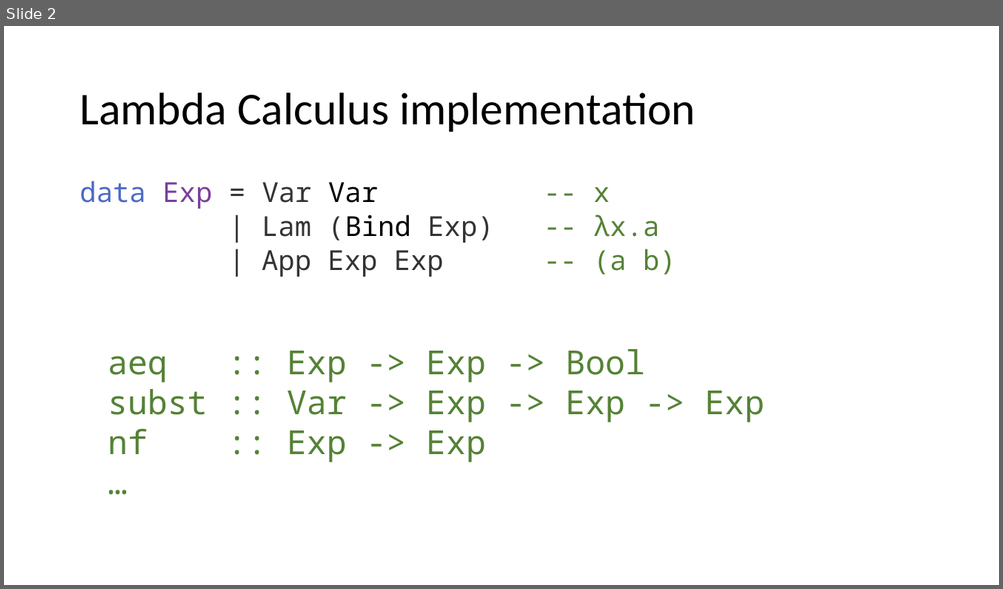
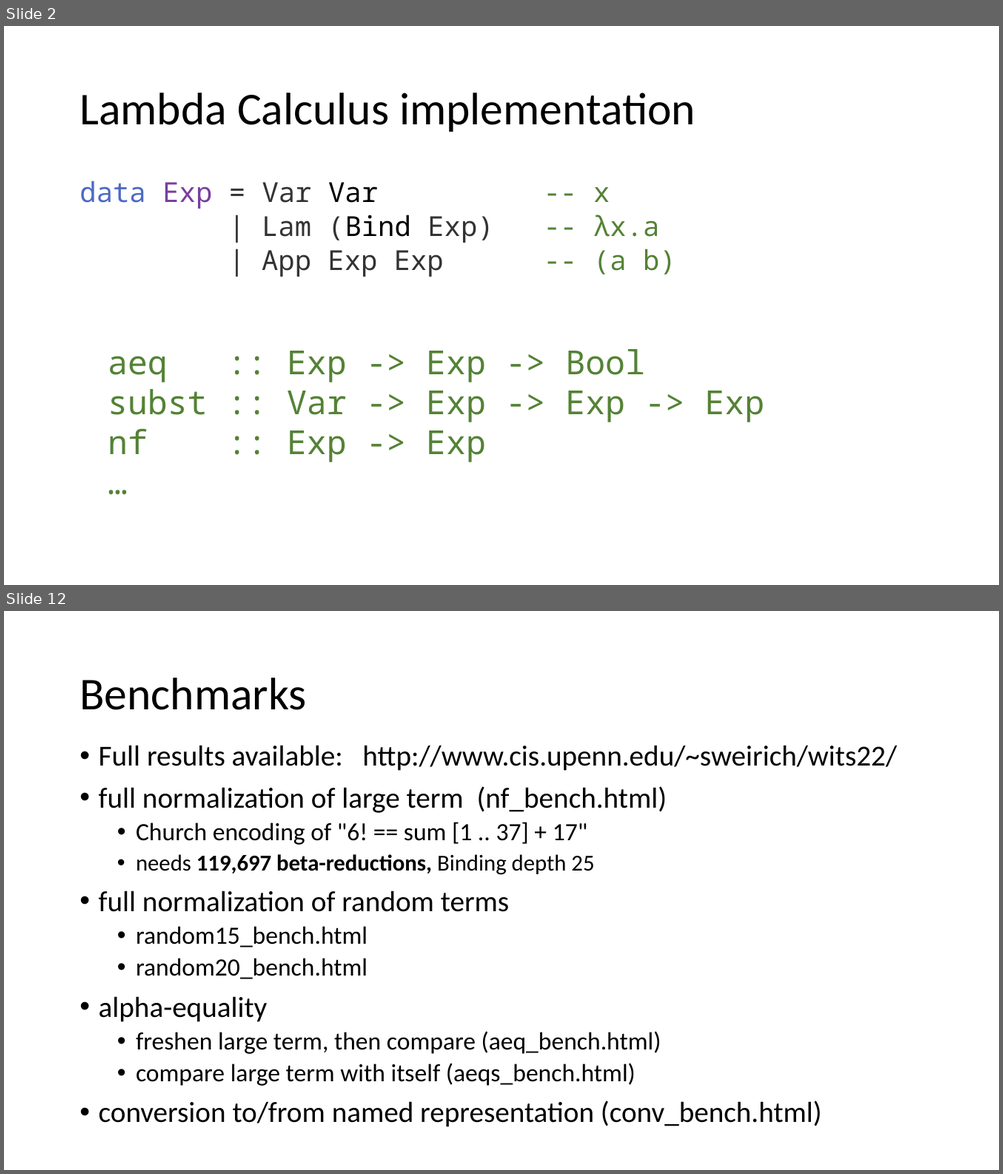
Before and after one commit to sweirich/lambda-n-ways, a slide deck: doc/wits-discussion.pptx. Shown one above the other, each under a label of ours: slide 2 before the commit, slides 2 and 12 after it; the slides between them are not shown. The pictures are 1003x589 and 1003x1174 pixels, drawn with LibreOffice and Linux fonts; fonts in the diff are those of the drawing. Boxes give left, top, right and bottom in pixels: in the first picture for what was removed or moved away, otherwise in the second. Text is boxed around its words. In the diff, an @@ line names an element or a change of style, - is before the commit and + after.

```diff
--- a/doc/wits-discussion.pptx
+++ b/doc/wits-discussion.pptx
@@ slide 12 added at box(4, 611, 999, 1170), background #FFFFFF @@
@@ title added at box(79, 678, 306, 710), 44 pt, text #000000 @@
+Benchmarks
@@ text added at box(99, 745, 896, 1128), 28 pt, text #000000 @@
+• Full results available: http://www.cis.upenn.edu/~sweirich/wits22/
+• full normalization of large term (nf_bench.html)
+  • Church encoding of "6! == sum [1 .. 37] + 17"
+  • needs 119,697 beta-reductions, Binding depth 25
+• full normalization of random terms
+  • random15_bench.html
+  • random20_bench.html
+• alpha-equality
+  • freshen large term, then compare (aeq_bench.html)
+  • compare large term with itself (aeqs_bench.html)
+• conversion to/from named representation (conv_bench.html)
```
Also in this commit, not shown: 5 slides changed, 13 other slides added, 5 slides removed, 3 other files.
